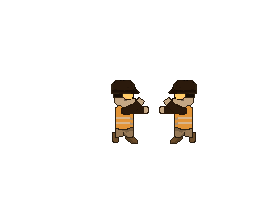
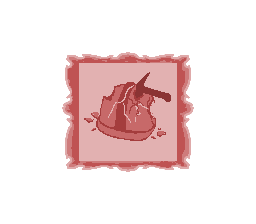
The second 256 x 224 image is a revision of the first. Changes to its layers:
added layer "Forma 1" (1st of 2) above "trabalhador lapa" over [62, 52, 194, 172]
hid group "trabalhador lapa" (2 layers) over [111, 79, 197, 144]
